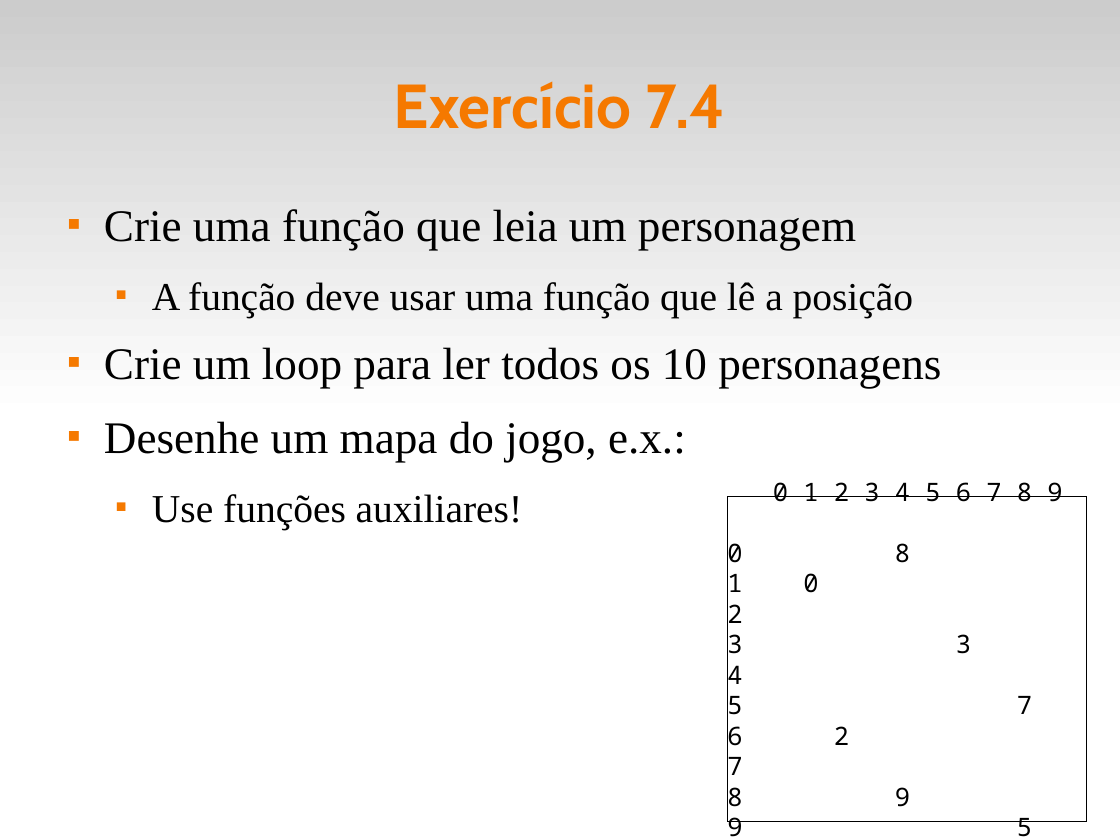
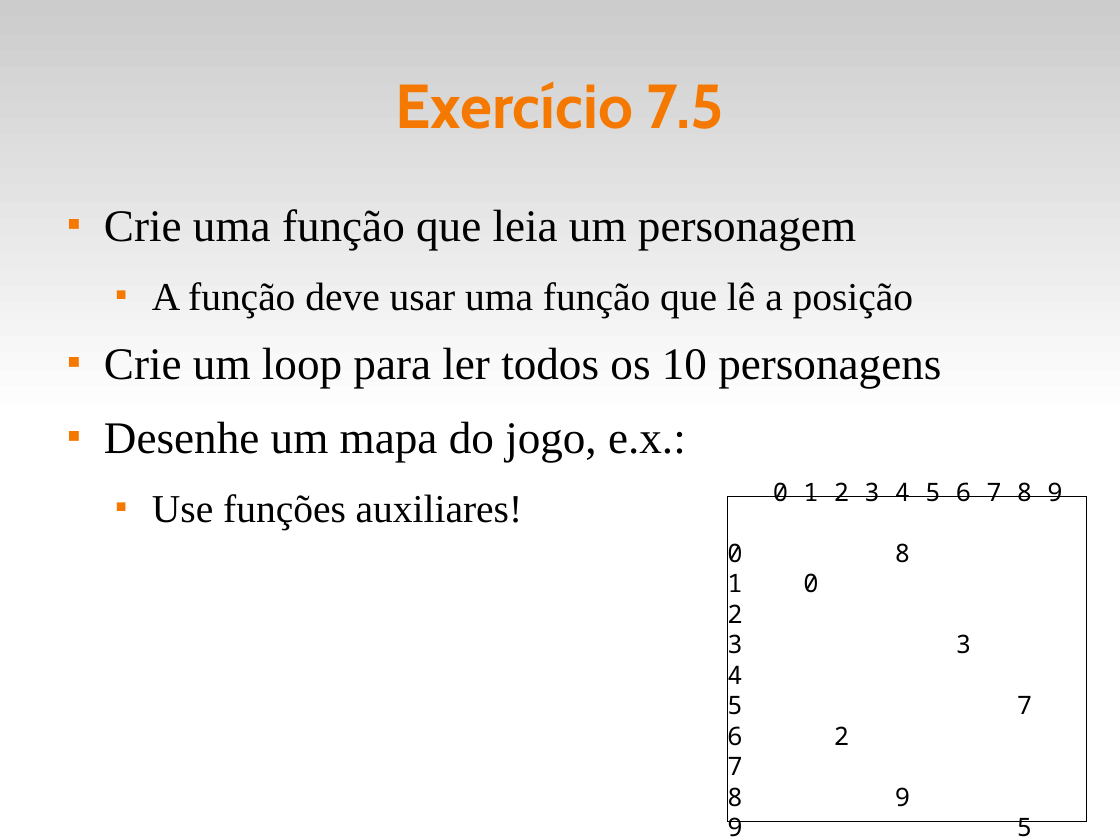
Before and after one commit to fsantanna-uerj/LP1, a slide deck: slide 13 of Slides/lp1-07-compostos.odp. Drawn at 1120x840 pixels with LibreOffice and Linux fonts; fonts in the diff are those of the drawing. Boxes give left, top, right and bottom in pixels: in the first picture for what was removed or moved away, otherwise in the second. Text is boxed around its words. In the diff, an @@ line names an element or a change of style, - is before the commit and + after.

```diff
--- a/Slides/lp1-07-compostos.odp
+++ b/Slides/lp1-07-compostos.odp
@@ title at <box>395,81,724,129</box>: text changed @@
-Exercício 7.4
+Exercício 7.5
```
Also in this commit, not shown: 3 other files.
